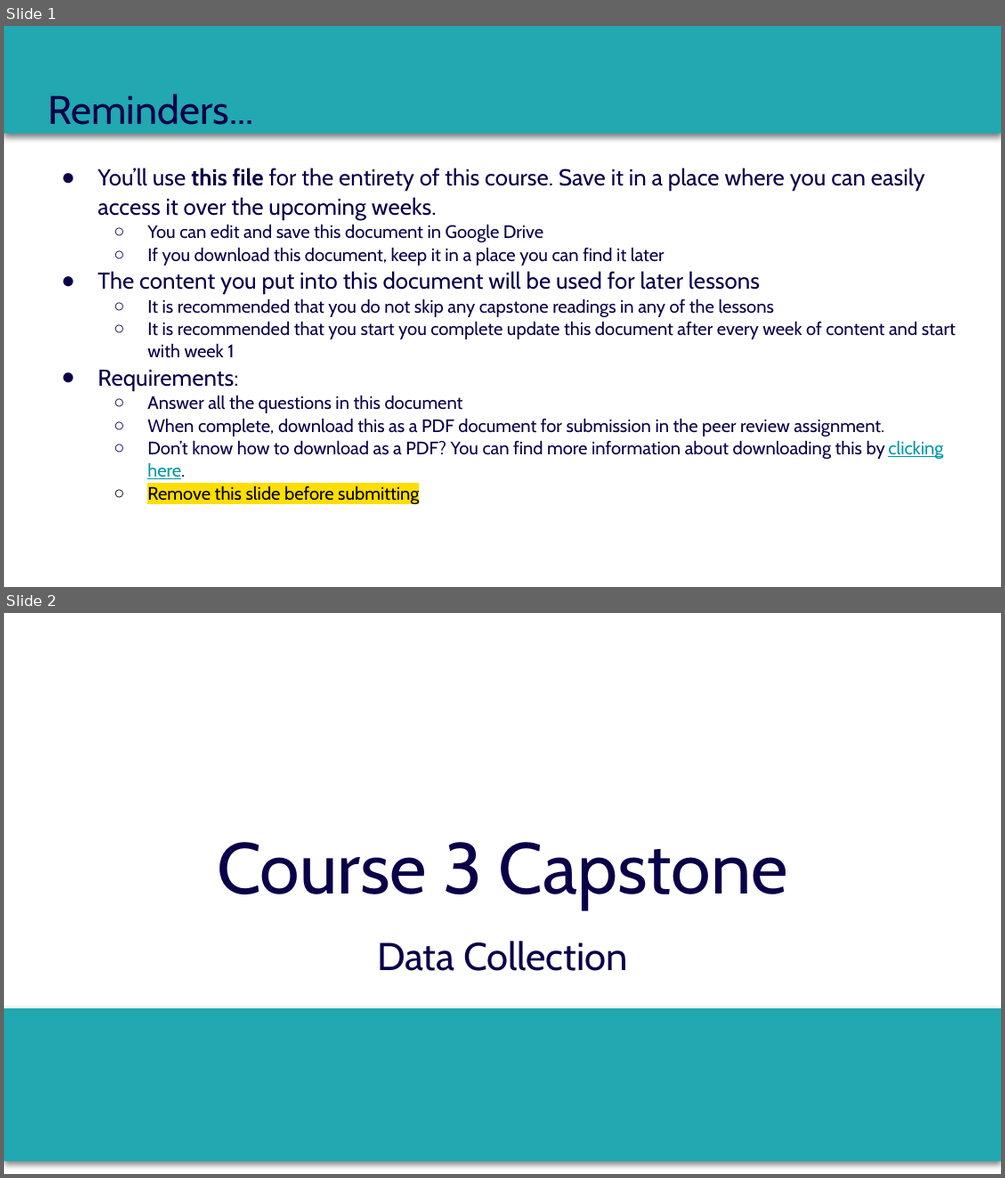
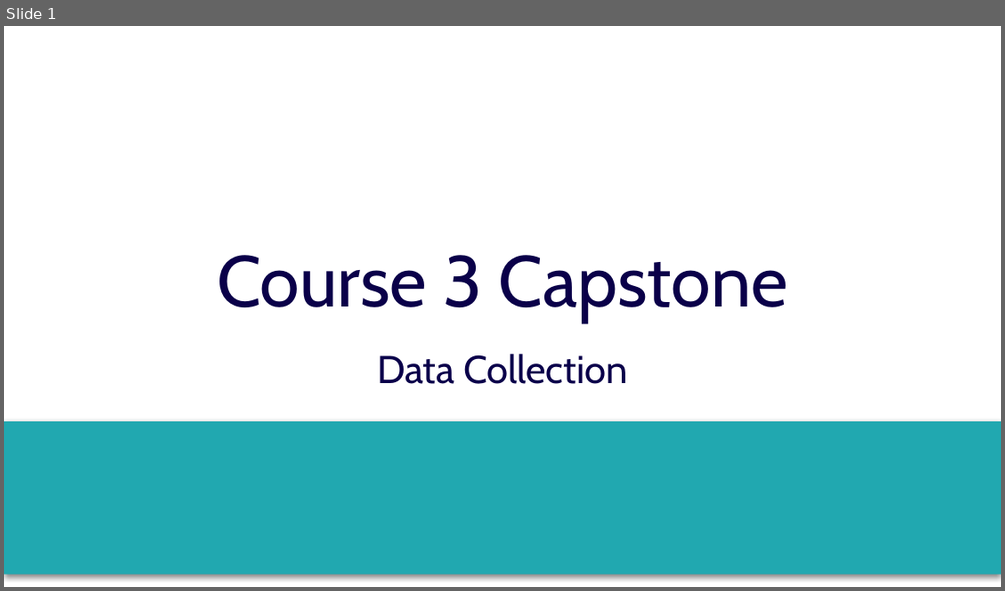
Before and after one commit to dennislamcv1/MetaMarketingAnalytics, a slide deck: Statistics for Marketing/Course 3 Capstone Deck.pptx. Shown one above the other, each under a label of ours: slides 1 and 2 before the commit, slide 1 after it. The pictures are 1005x1178 and 1005x591 pixels, drawn with LibreOffice and Linux fonts; fonts in the diff are those of the drawing. Boxes give left, top, right and bottom in pixels: in the first picture for what was removed or moved away, otherwise in the second. Text is boxed around its words. In the diff, an @@ line names an element or a change of style, - is before the commit and + after.

```diff
--- a/Statistics for Marketing/Course 3 Capstone Deck.pptx
+++ b/Statistics for Marketing/Course 3 Capstone Deck.pptx
@@ slide 1 removed at [4,26,1001,587], background #FFFFFF @@
@@ rectangle removed at [4,26,1001,134] @@
@@ title removed at [48,94,253,125] @@
-Reminders...
@@ text removed at [97,168,955,505] @@
-● You’ll use this file for the entirety of this course. Save it in a place where you can easily access it over the upcoming weeks.
-  ○ You can edit and save this document in Google Drive
-  ○ If you download this document, keep it in a place you can find it later
-● The content you put into this document will be used for later lessons
-  ○ It is recommended that you do not skip any capstone readings in any of the lessons
-  ○ It is recommended that you start you complete update this document after every week of content and start with week 1
-● Requirements:
-  ○ Answer all the questions in this document
-  ○ When complete, download this as a PDF document for submission in the peer review assignment.
-  ○ Don’t know how to download as a PDF? You can find more information about downloading this by clicking here.
-  ○ Remove this slide before submitting
@@ what was slide 2 is now slide 1 @@
```
Also in this commit, not shown: 15 slides changed, 7 other files.
